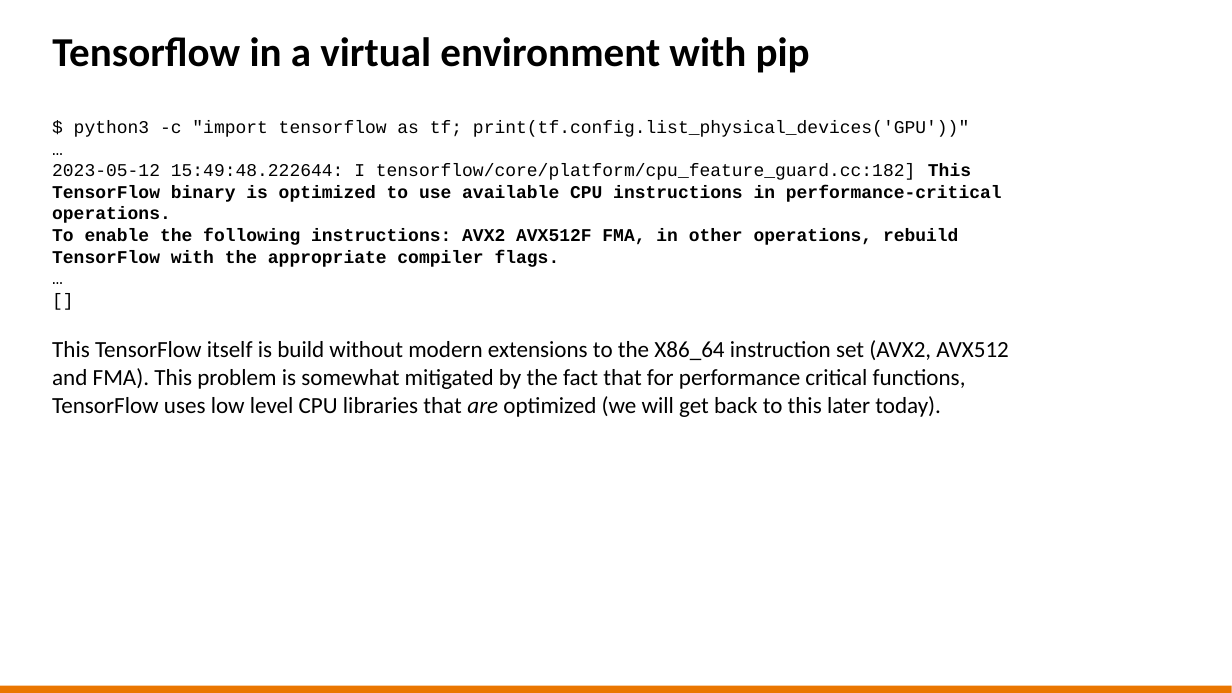
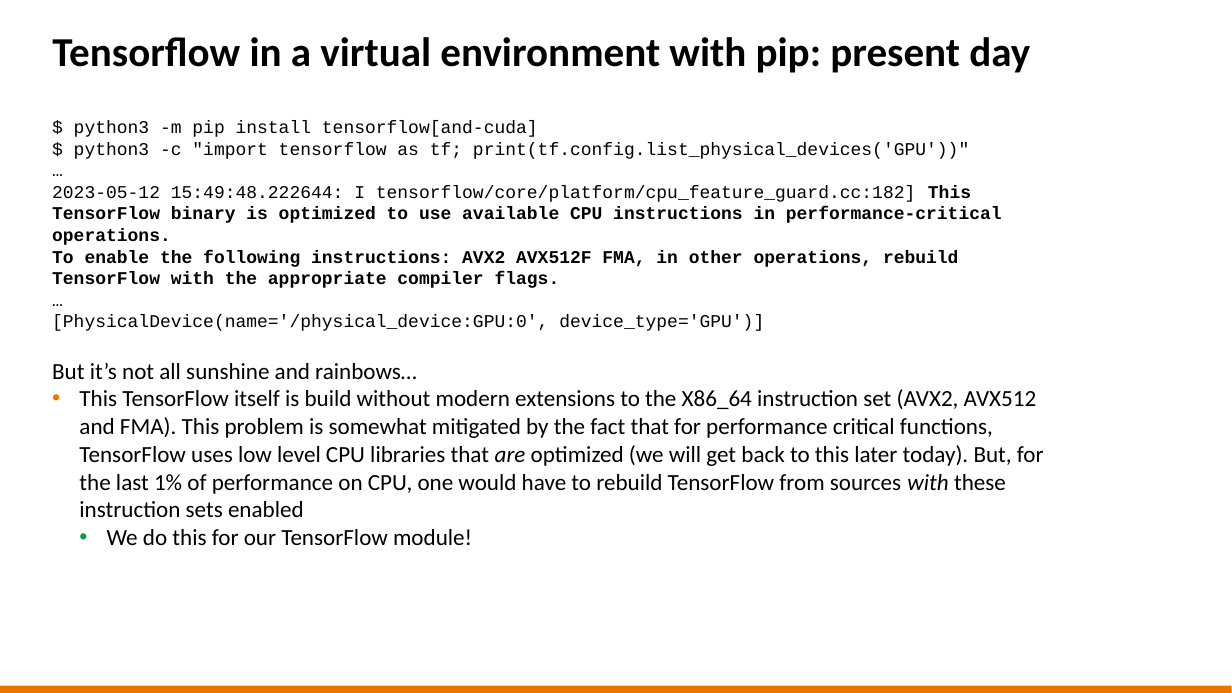
Before and after one commit to sara-nl/HPML-course-materials, a slide deck: slide 33 of Day2/slides/Software_installations_on_HPC_systems.pptx (slide 28 before the commit). Drawn at 1232x693 pixels with LibreOffice and Linux fonts; fonts in the diff are those of the drawing; background and template pictures are left out. Boxes give left, top, right and bottom in pixels: in the first picture for what was removed or moved away, otherwise in the second. Text is boxed around its words. In the diff, an @@ line names an element or a change of style, - is before the commit and + after.

Commit message:
Modified slides for software installations after RHEL 9 upgrade

```diff
--- a/Day2/slides/Software_installations_on_HPC_systems.pptx
+++ b/Day2/slides/Software_installations_on_HPC_systems.pptx
@@ title at (x1=52, y1=37, x2=1030, y2=73): text changed @@
-Tensorflow in a virtual environment with pip
+Tensorflow in a virtual environment with pip: present day
@@ text at (x1=74, y1=121, x2=538, y2=137): paragraph added @@
+$ python3 -m pip install tensorflow[and-cuda]
@@ text at (x1=52, y1=315, x2=1044, y2=545): text changed @@
-[]
-This TensorFlow itself is build without modern extensions to the X86_64 instruction set (AVX2, AVX512 and FMA). This problem is somewhat mitigated by the fact that for performance critical functions, TensorFlow uses low level CPU libraries that are optimized (we will get back to this later today).
+[PhysicalDevice(name='/physical_device:GPU:0', device_type='GPU')]
+But it’s not all sunshine and rainbows…
+• This TensorFlow itself is build without modern extensions to the X86_64 instruction set (AVX2, AVX512 and FMA). This problem is somewhat mitigated by the fact that for performance critical functions, TensorFlow uses low level CPU libraries that are optimized (we will get back to this later today). But, for the last 1% of performance on CPU, one would have to rebuild TensorFlow from sources with these instruction sets enabled
+  • We do this for our TensorFlow module!
```
Also in this commit, not shown: 17 other slides changed, 5 slides added, 1 slide removed.
